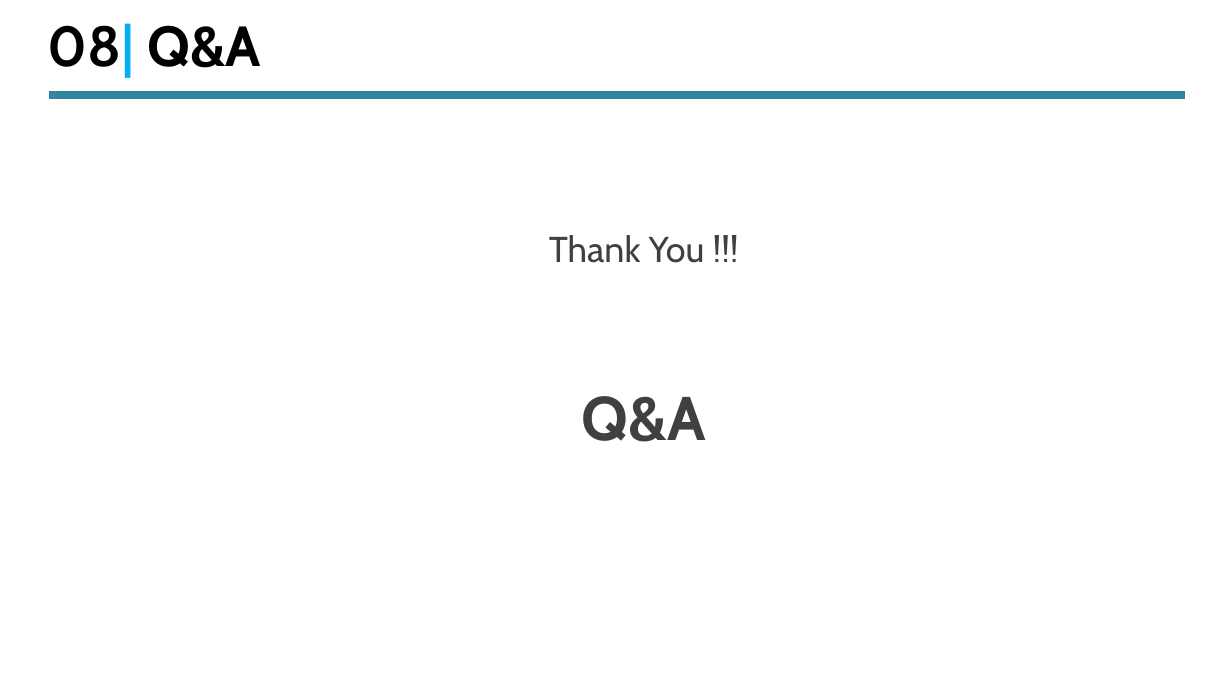
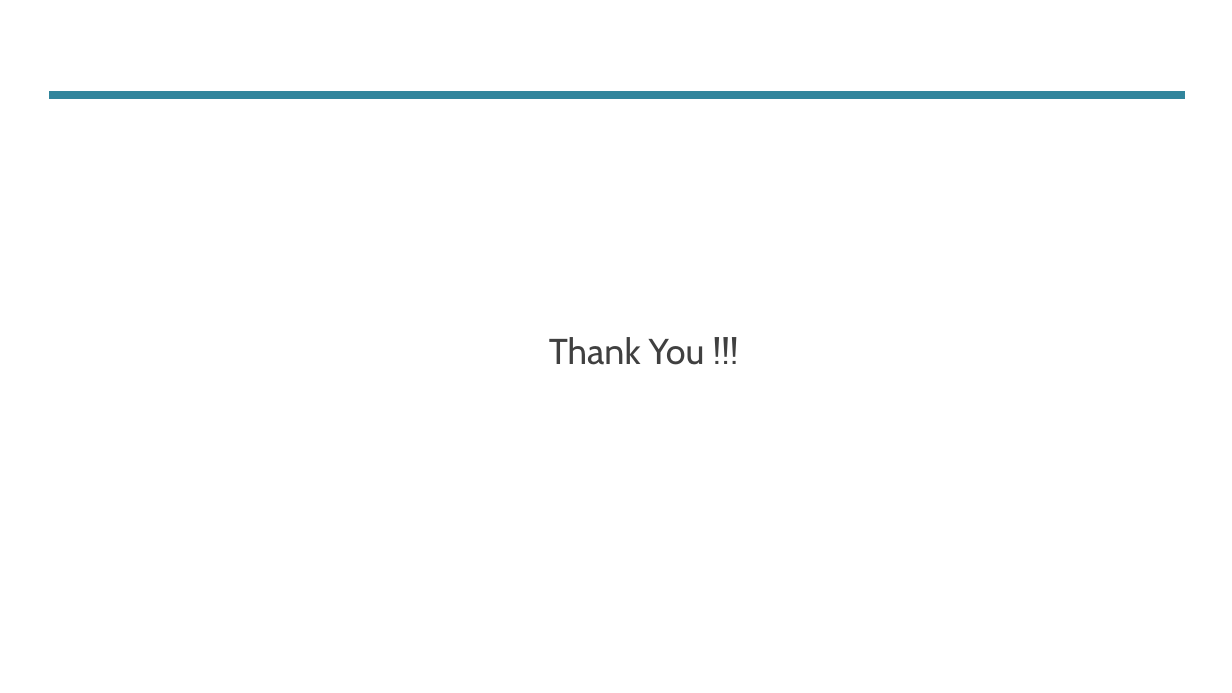
Before and after one commit to vkg-mca/Meetup, a slide deck: slide 13 of End-To-End Rapid API Development With DotNet Core .pptx (slide 9 before the commit). Drawn at 1232x693 pixels with LibreOffice and Linux fonts; fonts in the diff are those of the drawing. Boxes give left, top, right and bottom in pixels: in the first picture for what was removed or moved away, otherwise in the second. Text is boxed around its words. In the diff, an @@ line names an element or a change of style, - is before the commit and + after.

```diff
--- a/End-To-End Rapid API Development With DotNet Core .pptx
+++ b/End-To-End Rapid API Development With DotNet Core .pptx
@@ title removed at (48, 23, 261, 78) @@
-08| Q&A
@@ text at (582, 396, 706, 442): paragraph removed @@
-  Q&A
```
Also in this commit, not shown: 6 other slides changed, 5 slides added, 1 slide removed.
